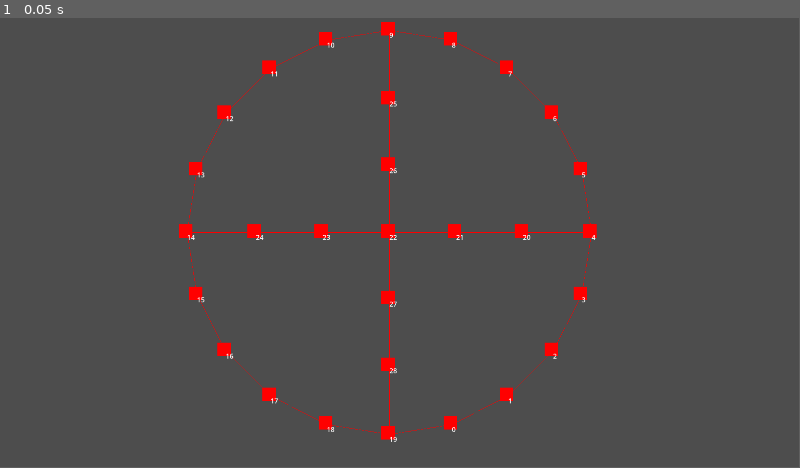
Above: before the commit, frame 1.
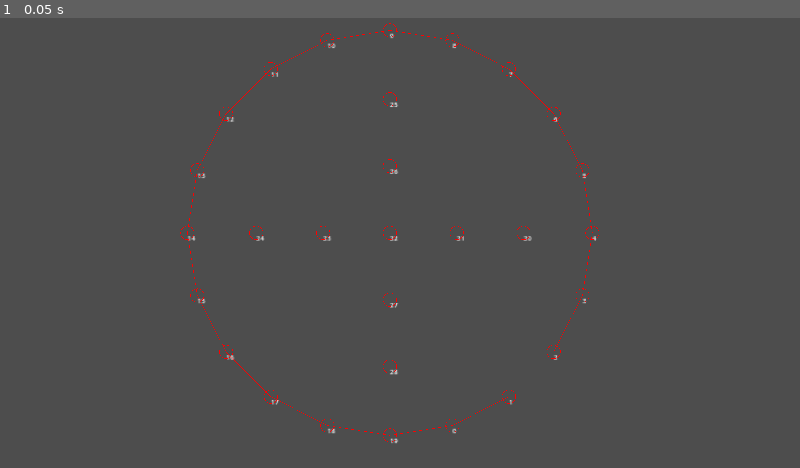
Above: after the commit, the same moment.

Repository: kasworld/gd4yutnori
Game: Godot game, scene res://윷놀이.tscn
Same seed, same stepped clock (60 frames per second), same inputs: the game is played once before the commit and once after it.
Inputs:
- Up to frame 1 (0.05 s): no input
In our replay, the window is 799x449 before the commit and 800x450 after it. These sizes can differ from the game's own. Grey fills any space a smaller window leaves; there, only what the larger window draws over its background counts as a difference.

The runs differ from the first frame. In frame 1, 2.1% of the frame differs, in the area x 22-75%, y 0-95%.

Commit message:
원형 눈

Diff:
--- a/project.godot
+++ b/project.godot
@@ -19,3 +19,5 @@
 
 window/size/viewport_width=1920
 window/size/viewport_height=1080
+window/stretch/mode="canvas_items"
+window/stretch/aspect="ignore"
--- a/눈.gd
+++ b/눈.gd
@@ -4,9 +4,32 @@
 var 번호 :int
 func init(r :float, co: Color, 번호:int) -> void:
 	self.번호 = 번호
-	$ColorRect.color = co
-	$ColorRect.size = Vector2(r,r)*2
+	var 원 = new_circle(Vector2(0,0),r,co,1)
+	add_child(원)
 	$Label.text = "%d" % 번호
 
 func _ready() -> void:
 	pass
+
+
+
+func new_circle_fill(p :Vector2, r :float, co:Color) -> Polygon2D :
+	var rtn = Polygon2D.new()
+	var pv2a : PackedVector2Array = []
+	for i in 360 :
+		var v2 = Vector2(sin(i*2*PI/360)*r, cos(i*2*PI/360)*r) + p
+		pv2a.append(v2)
+	rtn.polygon = pv2a
+	rtn.color = co
+	rtn.antialiased = true
+	return rtn
+
+func new_circle(p :Vector2, r :float, co :Color, w :float) -> Line2D :
+	var rtn = Line2D.new()
+	for i in 361 :
+		var v2 = Vector2(sin(i*2*PI/360)*r, cos(i*2*PI/360)*r) + p
+		rtn.add_point(v2)
+	rtn.default_color = co
+	rtn.width = w
+	rtn.antialiased = true
+	return rtn
--- a/눈.tscn
+++ b/눈.tscn
@@ -5,19 +5,6 @@
 [node name="눈" type="Node2D"]
 script = ExtResource("1_ayhlg")
 
-[node name="ColorRect" type="ColorRect" parent="."]
-anchors_preset = 8
-anchor_left = 0.5
-anchor_top = 0.5
-anchor_right = 0.5
-anchor_bottom = 0.5
-offset_left = -20.0
-offset_top = -20.0
-offset_right = 20.0
-offset_bottom = 20.0
-grow_horizontal = 2
-grow_vertical = 2
-
 [node name="Label" type="Label" parent="."]
 offset_right = 40.0
 offset_bottom = 23.0
--- a/판.gd
+++ b/판.gd
@@ -41,7 +41,8 @@
 		var rd1 = deg_to_rad(i)
 		var rd2 = deg_to_rad(i+눈각도)
 		화살표선들.append_array([make_pos_by_rad_r(rd1,r),make_pos_by_rad_r(rd2,r)])
-	for i in [-1.0,-0.66,-0.33,0,0.33,0.66]:
+	var th = 1.0/3.0
+	for i in [-1.0,-th*2,-th,0,th,th*2]:
 		화살표선들.append_array([Vector2(r*i,0),Vector2(r*(i+0.33),0)])
 		화살표선들.append_array([Vector2(0,r*i),Vector2(0,r*(i+0.33))])
 
